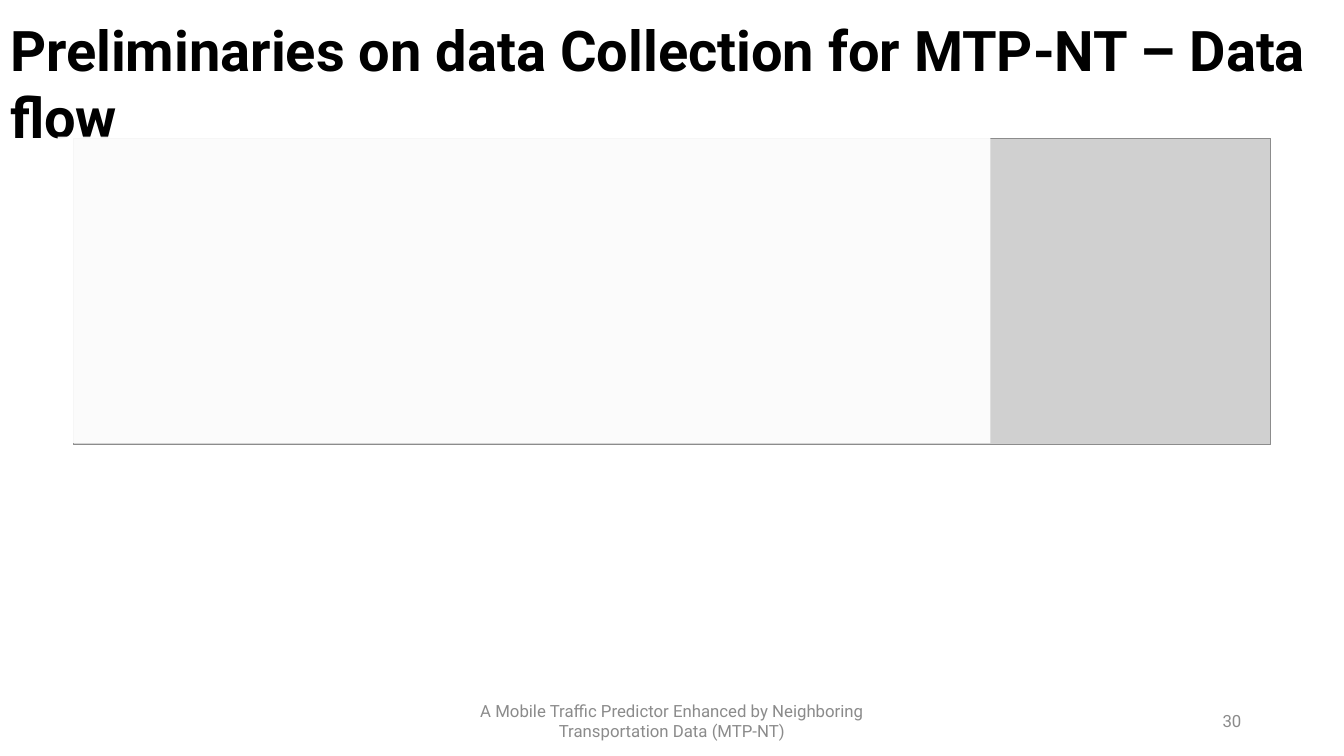
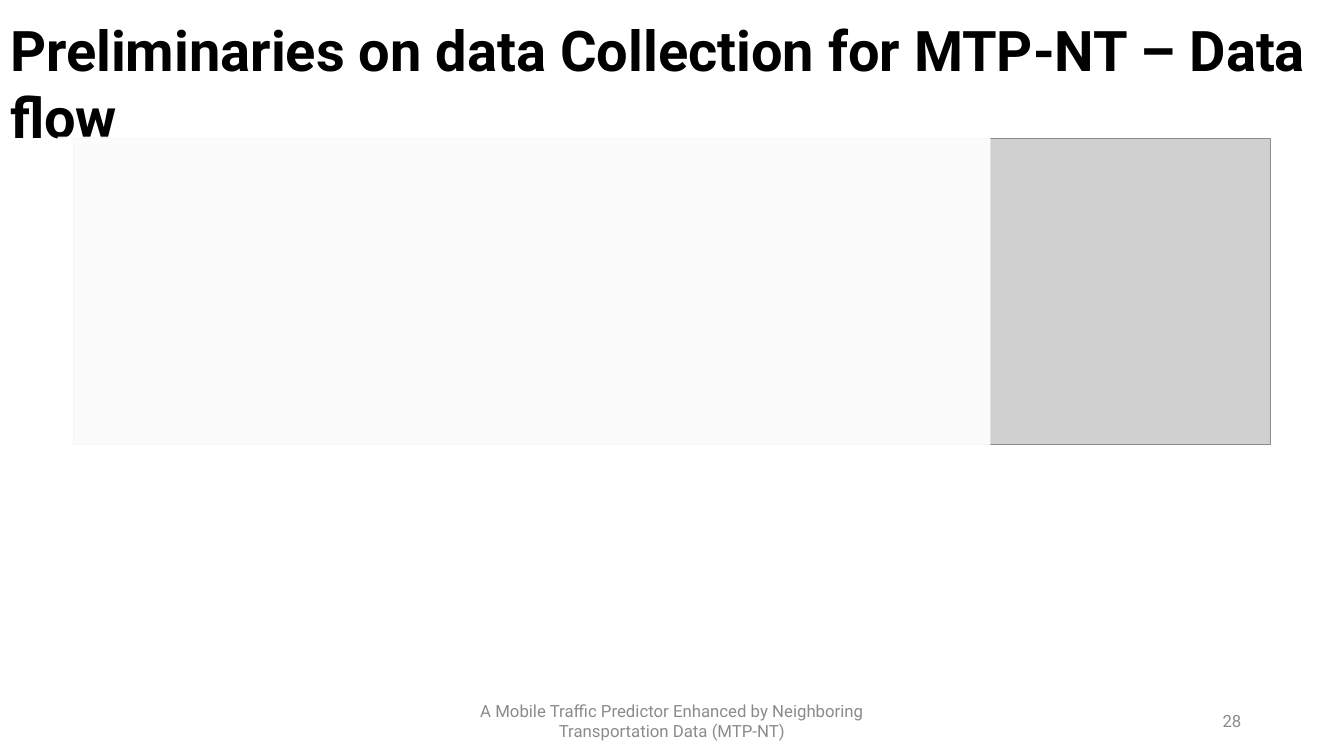
Before and after one commit to PatrickLdA/milan-telecom-analysis, a slide deck: slide 28 of defesa.pptx (slide 30 before the commit). Drawn at 1344x756 pixels with LibreOffice and Linux fonts; fonts in the diff are those of the drawing; grey boxes stand for pictures. Boxes give left, top, right and bottom in pixels: in the first picture for what was removed or moved away, otherwise in the second. Text is boxed around its words. In the diff, an @@ line names an element or a change of style, - is before the commit and + after.

```diff
--- a/defesa.pptx
+++ b/defesa.pptx
@@ rectangle resized from (x1=57, y1=136, x2=990, y2=443) to (x1=57, y1=136, x2=990, y2=461) @@
@@ page number at (x1=1223, y1=715, x2=1242, y2=727): text changed @@
-30
+28
```
Also in this commit, not shown: 10 other slides changed, 10 slides added, 1 slide removed.
